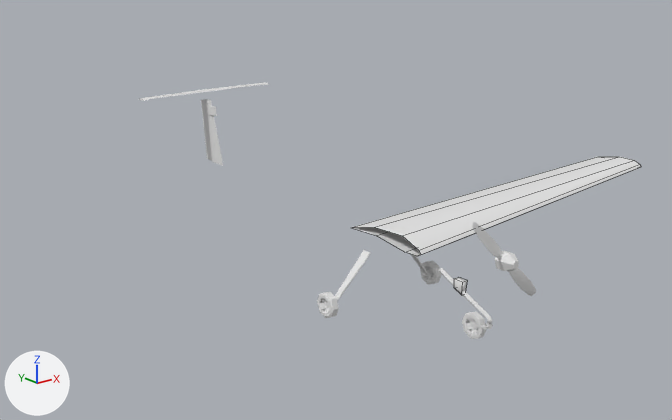
Renders of the Blender file resources/trainer/outside.blend from each side of a commit.
Both versions are drawn from a camera (50 mm lens) standing at (-8.23, -6.83, 3.96) and looking at (0.05, 3.53, -0.18). The lights are fixed; the arrows at lower left show +X, +Y and +Z. Mesh edges are drawn as thin lines on the coarser meshes.

The scene before the commit, as lines of its bpy script (objects in view):
```python
me_circle_001 = bpy.data.meshes.new('Circle.001')
me_circle_001.from_pydata(...)  # 16 vertices, 8 faces; spans x -0.99..0.31, y -0.85..2.8, z 0.0..12.5
me_circle_001.polygons.foreach_set('use_smooth', [True] * 8)
me_cube_005 = bpy.data.meshes.new('Cube.005')
me_cube_005.from_pydata(...)  # 26 vertices, 24 faces; spans x -0.024..0.024, y -0.107..0.526, z -1.04..0.169
me_cube_005.polygons.foreach_set('use_smooth', [True] * 24)
me_cube_006 = bpy.data.meshes.new('Cube.006')
me_cube_006.from_pydata(...)  # 182 vertices, 196 faces; spans x -7.8..7.8, y -2.2..39.1, z -3.7..6.3
me_cube_006.polygons.foreach_set('use_smooth', [True] * 196)
ob_circle = bpy.data.objects.new('Circle', me_circle_001)
ob_circle.location = (0.0, 1.98, -0.26)
ob_circle.rotation_euler = (0.0, 1.571, 0.0)  # degrees (0, 90, 0)
ob_circle.scale = (0.403, 0.403, 0.403)
ob_fuselage = bpy.data.objects.new('fuselage', me_cube_006)
ob_fuselage.location = (0.0, 0.59, 0.09)
ob_fuselage.scale = (0.168, 0.168, 0.168)
ob_fuselage.hide_set(True)
ob_rudder = bpy.data.objects.new('rudder', me_cube_005)
ob_rudder.location = (0.0, 6.87, 0.88)
ob_rudder.rotation_euler = (-0.305, 0.0, 0.0)  # degrees (-17, 0, 0)
# also in view: 'prop' at (0.0, 0.12, 0.0)
```
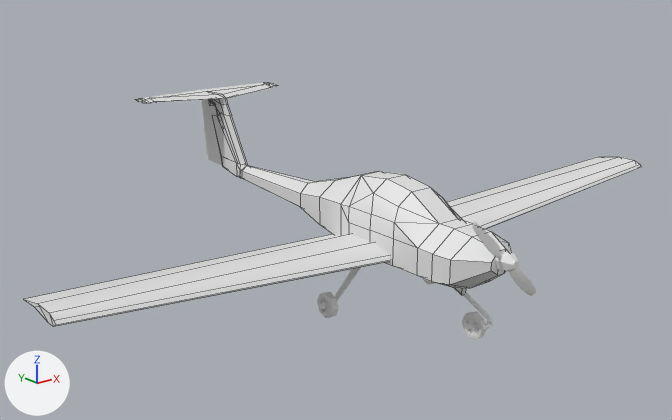
Commit message: [res] (trainer) wings!

What the commit changed:
Object 'fuselage' (ob_fuselage) is now shown.
Object 'Circle' (ob_circle) gains a MIRROR modifier named 'Mirror'.
Modifier setting: use_axis = (False, False, True).

Boxes (x1, y1, x2, y2) around the edits, measured in the pictures (672 x 420 px):
'Circle', modifiers changed (112% wider, 71% taller): before (351, 157, 641, 256); after (24, 157, 641, 327)
'fuselage', shown: after (135, 83, 511, 288)
